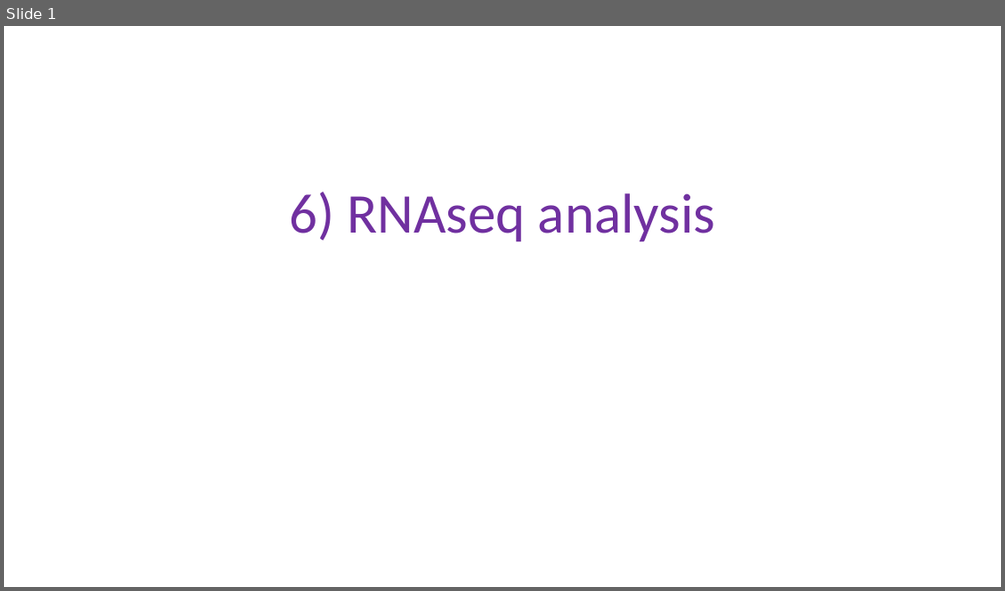
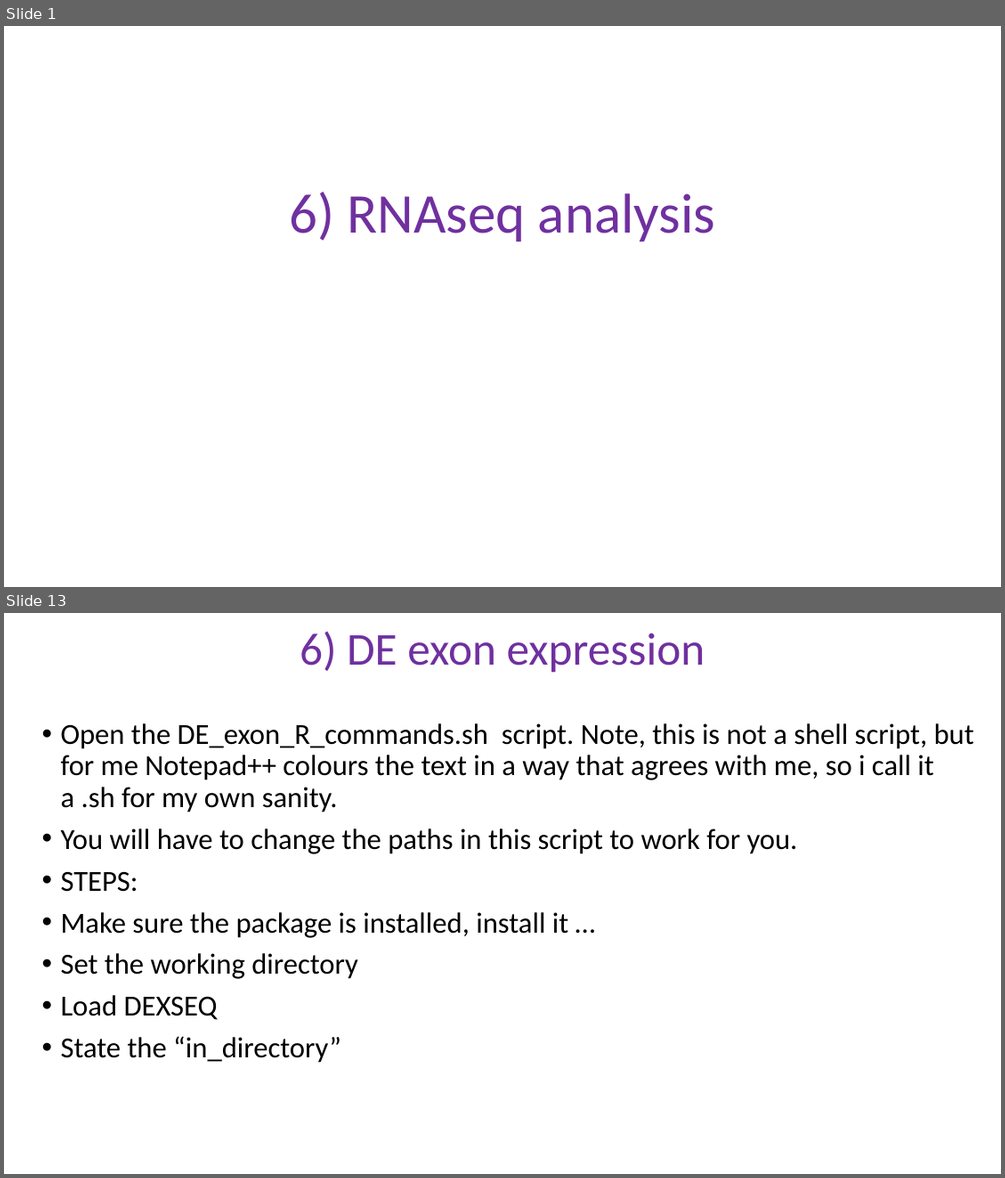
Before and after one commit to schlogl2017/RNAseq_workshop, a slide deck: powerpoint/6_RNAseq_DE.pptx. Shown one above the other, each under a label of ours: slide 1 before the commit, slides 1 and 13 after it; the slides between them are not shown. The pictures are 1005x591 and 1005x1178 pixels, drawn with LibreOffice and Linux fonts; fonts in the diff are those of the drawing. Boxes give left, top, right and bottom in pixels: in the first picture for what was removed or moved away, otherwise in the second. Text is boxed around its words. In the diff, an @@ line names an element or a change of style, - is before the commit and + after.

```diff
--- a/powerpoint/6_RNAseq_DE.pptx
+++ b/powerpoint/6_RNAseq_DE.pptx
@@ slide 13 added at (4,613,1001,1174), background #FFFFFF @@
@@ title added at (299,632,705,673), 44 pt, text #7030A0 @@
+6) DE exon expression
@@ text added at (61,723,974,1062), 28 pt, text #000000 @@
+• Open the DE_exon_R_commands.sh script. Note, this is not a shell script, but for me Notepad++ colours the text in a way that agrees with me, so i call it a .sh for my own sanity.
+• You will have to change the paths in this script to work for you.
+• STEPS:
+• Make sure the package is installed, install it …
+• Set the working directory
+• Load DEXSEQ
+• State the “in_directory”
```
Also in this commit, not shown: 1 slide changed, 17 other slides added, 19 slides removed, 6 other files.
